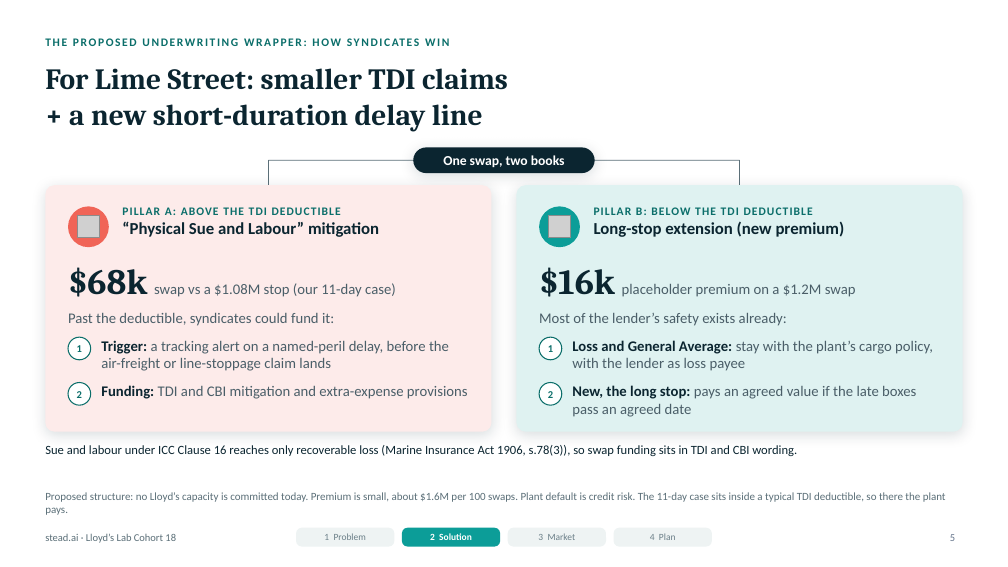
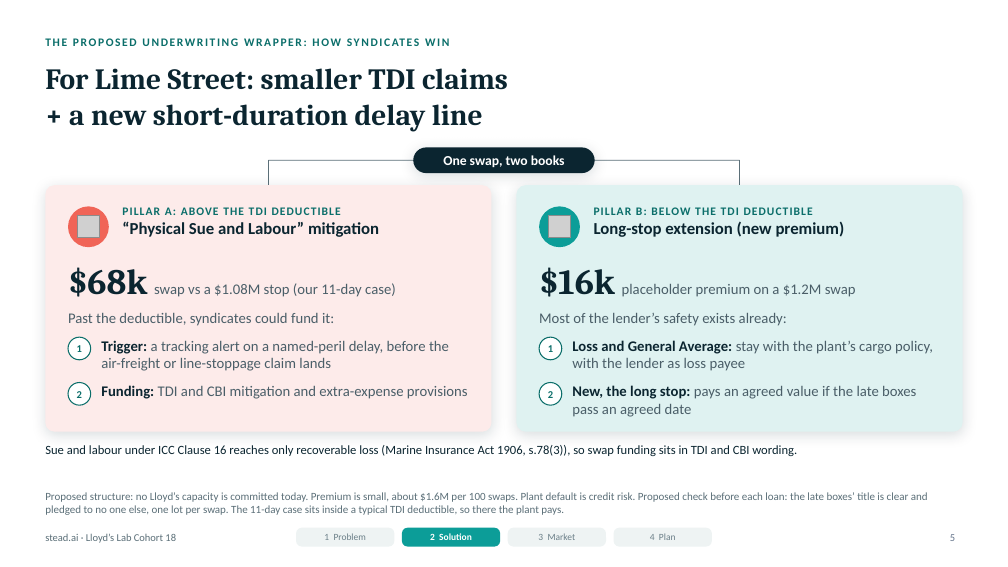
Before and after one commit to UdiRuni/stead-ai, a slide deck: slide 5 of docs/deck/stead.ai_Stock_Swap_Pitch_Deck_Short.pptx. Drawn at 1008x567 pixels with LibreOffice and Linux fonts; fonts in the diff are those of the drawing; grey boxes stand for pictures. Boxes give left, top, right and bottom in pixels: in the first picture for what was removed or moved away, otherwise in the second. Text is boxed around its words. In the diff, an @@ line names an element or a change of style, - is before the commit and + after.

```diff
--- a/docs/deck/stead.ai_Stock_Swap_Pitch_Deck_Short.pptx
+++ b/docs/deck/stead.ai_Stock_Swap_Pitch_Deck_Short.pptx
@@ text at (x1=45, y1=492, x2=928, y2=515): text changed @@
-Proposed structure: no Lloyd’s capacity is committed today. Premium is small, about $1.6M per 100 swaps. Plant default is credit risk. The 11-day case sits inside a typical TDI deductible, so there the plant pays.
+Proposed structure: no Lloyd’s capacity is committed today. Premium is small, about $1.6M per 100 swaps. Plant default is credit risk. Proposed check before each loan: the late boxes’ title is clear and pledged to no one else, one lot per swap. The 11-day case sits inside a typical TDI deductible, so there the plant pays.
```
Also in this commit, not shown: 2 other files.
